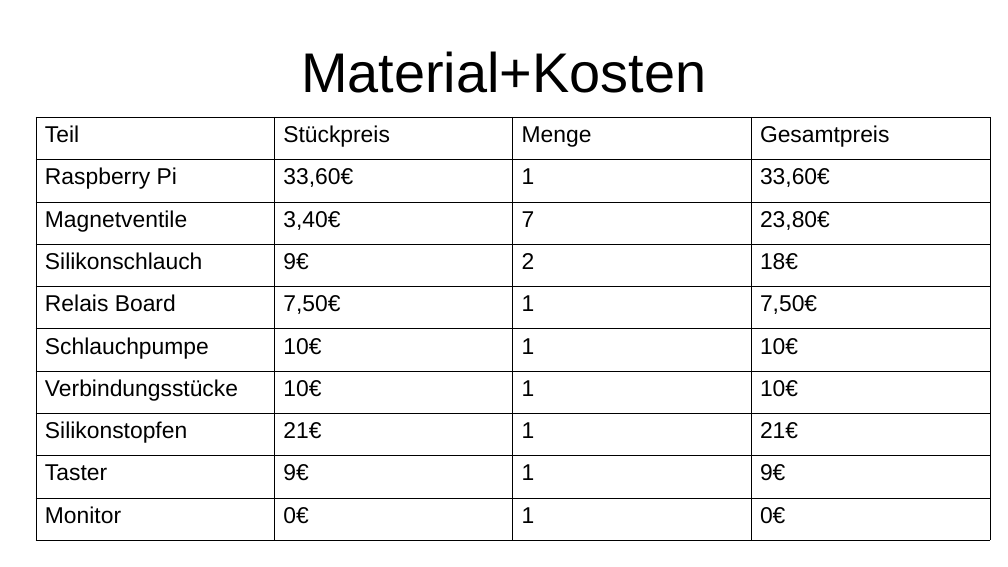
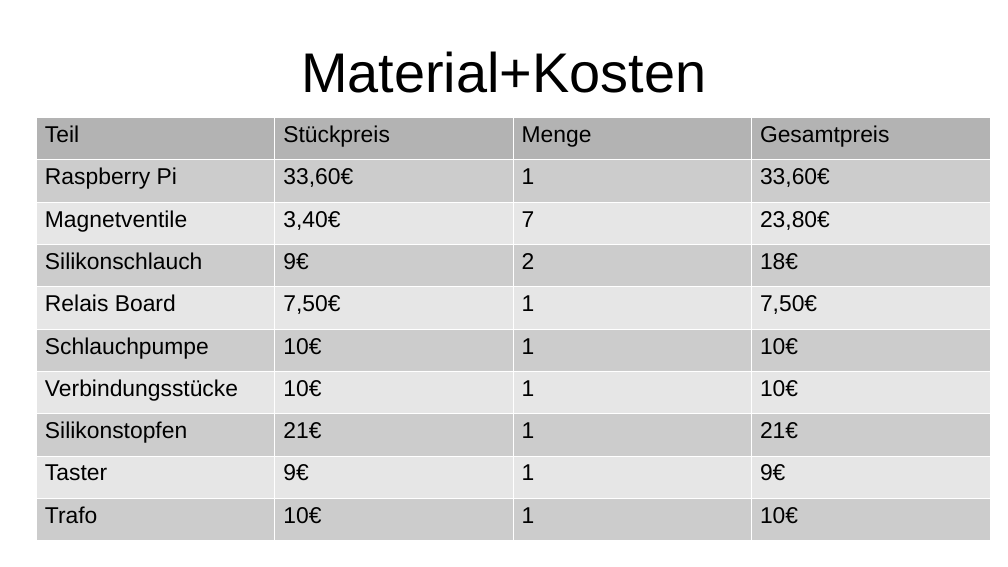
Before and after one commit to zauberwild/paamestia, a slide deck: slide 10 of doc/2020-12-16 Präsentation Projektvorhaben/Paamestia PPP.odp. Drawn at 1008x567 pixels with LibreOffice and Linux fonts; fonts in the diff are those of the drawing. Boxes give left, top, right and bottom in pixels: in the first picture for what was removed or moved away, otherwise in the second. Text is boxed around its words. In the diff, an @@ line names an element or a change of style, - is before the commit and + after.

```diff
--- a/doc/2020-12-16 Präsentation Projektvorhaben/Paamestia PPP.odp
+++ b/doc/2020-12-16 Präsentation Projektvorhaben/Paamestia PPP.odp
@@ table at box(36, 117, 991, 540) @@
-row 10: Monitor | 0€ | 1 | 0€
+row 10: Trafo | 10€ | 1 | 10€
@@ fill none to #B3B3B3 in row 1 @@
@@ fill none to #CCCCCC in 20 cells @@
@@ fill none to #E6E6E6 in 16 cells @@
@@ borders changed @@
```
